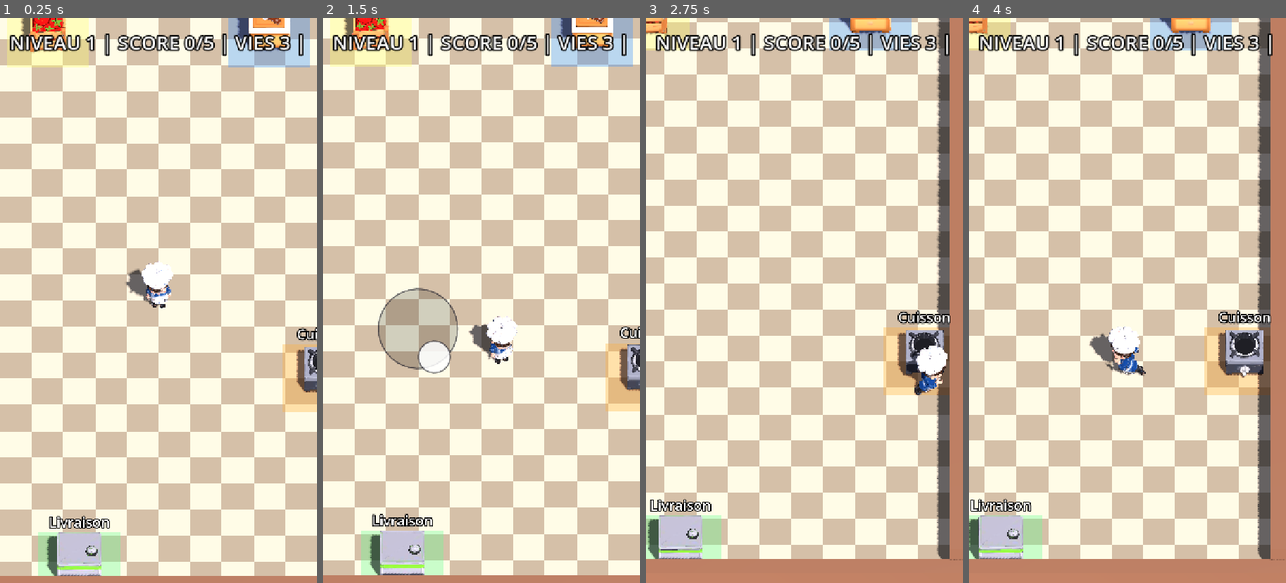
Above: before the commit, frames 1-4 (left to right).
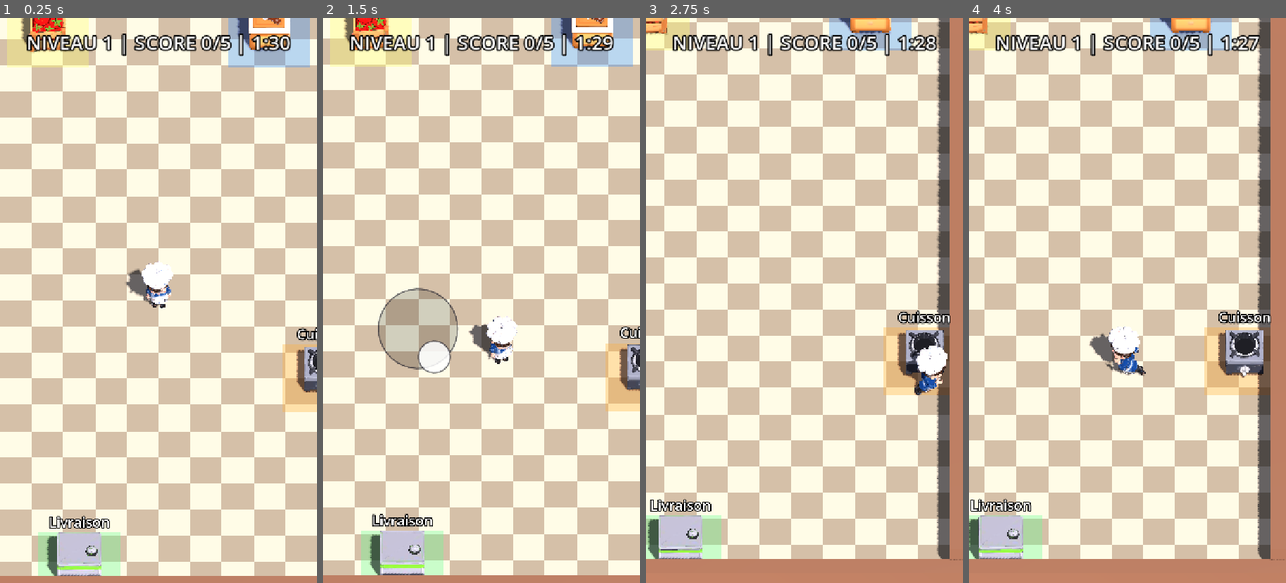
Above: after the commit, the same moments.

Repository: RayaneChCh-dev/Ratoir
Game: Godot game, scene res://scenes/main.tscn
Two runs of this game, one before a commit and one after it. Both use one fixed random seed, a clock stepped at 60 frames per second and the inputs below. Sound files missing from this copy of the repository are replaced by a short silence.
Inputs (mouse positions are in pixels of both pictures, inside the frame that each line leads up to):
- Up to frame 1 (0.25 s): no input
- Up to frame 2 (1.5 s): tap Enter at 0.5 s; drag from (481, 40) to (513, 176) at 0.52 s; drag from (418, 328) to (465, 413) at 1.27 s
- Up to frame 3 (2.75 s): move the mouse to (836, 176) at 2.02 s; hold D (move_right) from 2.03 s (still down); hold E (place_trap, bound only after the commit) from 2.03 s (still down); tap Space (hit) at 2.1 s; click (836, 176) at 2.17 s
- Up to frame 4 (4 s): release D (move_right) at 2.75 s; release E (place_trap, bound only after the commit) at 2.75 s; drag from (1111, 413) to (1032, 215) at 2.77 s; move the mouse to (1222, 385) at 3.52 s; hold A (move_left) from 3.53 s (still down); hold E (place_trap, bound only after the commit) from 3.53 s (still down); tap C at 3.6 s; click (1222, 385) at 3.67 s

The runs differ from the first frame. In frame 1, 2.2% of the frame differs, in the area x 2-96%, y 2-7%; in frame 2, 2.2%; in frame 3, 2.1%; in frame 4, 2.2%.

Commit message:
Borne la partie à 3 manches sans vies, avec pièges et soundtrack.
Remplace vies et niveaux ouverts par 3 manches (chrono + objectif), débloque les pièges quand le rat dépasse le chef, et joue une tranche de Sizzling Bistro Panic par manche.

Co-authored-by: Cursor <cursoragent@cursor.com>

Diff:
--- /dev/null
+++ b/assets/ui/place.svg
@@ -0,0 +1 @@
+<svg xmlns="http://www.w3.org/2000/svg" width="180" height="180"><circle cx="90" cy="90" r="84" fill="#c43c38" stroke="#fff4da" stroke-width="6"/><rect x="52" y="72" width="76" height="36" rx="6" fill="#fff4da"/><rect x="64" y="58" width="52" height="14" rx="4" fill="#333944"/></svg>
--- a/project.godot
+++ b/project.godot
@@ -34,6 +34,11 @@
 "events": [Object(InputEventKey,"physical_keycode":32)]
 }
 
+place_trap={
+"deadzone": 0.2,
+"events": [Object(InputEventKey,"physical_keycode":69)]
+}
+
 move_left={
 "deadzone": 0.2,
 "events": [Object(InputEventKey,"resource_local_to_scene":false,"resource_name":"","device":16,"window_id":0,"alt_press …(190 unchanged characters)…
--- a/scenes/main.tscn
+++ b/scenes/main.tscn
@@ -11,6 +11,9 @@
 [ext_resource type="Script" path="res://scripts/hud.gd" id="9_hud"]
 
 [ext_resource type="PackedScene" path="res://scenes/rat.tscn" id="10_rat"]
+[ext_resource type="PackedScene" path="res://scenes/trap_bin.tscn" id="11_trap_bin"]
+[ext_resource type="PackedScene" path="res://scenes/place_button.tscn" id="12_place"]
+[ext_resource type="Script" path="res://scripts/soundtrack.gd" id="13_music"]
 
 [sub_resource type="ProceduralSkyMaterial" id="SkyMat"]
 sky_top_color = Color(0.55, 0.72, 0.9, 1)
@@ -112,8 +115,14 @@
 [node name="DeliveryCounter" parent="Kitchen" instance=ExtResource("8_delivery")]
 position = Vector3(-2.5, 0, 10.2)
 
+[node name="TrapBin" parent="Kitchen" instance=ExtResource("11_trap_bin")]
+position = Vector3(-5, 0, 0)
+
 [node name="Player" parent="." node_paths=PackedStringArray("joystick") instance=ExtResource("1_player")]
 joystick = NodePath("../UI/TouchJoystick")
+
+[node name="Soundtrack" type="AudioStreamPlayer" parent="."]
+script = ExtResource("13_music")
 
 [node name="UI" type="CanvasLayer" parent="."]
 
@@ -132,7 +141,7 @@
 scroll_active = false
 script = ExtResource("9_hud")
 
-[node name="TouchJoystick" type="Control" parent="UI"]
+[node name="TouchJoystick" type="Control" parent="UI" node_paths=PackedStringArray("ignore_zones")]
 layout_mode = 3
 anchors_preset = 15
 anchor_right = 1.0
@@ -141,6 +150,9 @@
 grow_vertical = 2
 mouse_filter = 2
 script = ExtResource("2_joystick")
+ignore_zones = [NodePath("../PlaceButton")]
+
+[node name="PlaceButton" parent="UI" instance=ExtResource("12_place")]
 
 [node name="Rat" parent="." instance=ExtResource("10_rat")]
 position = Vector3(0, 0, -10.4)
--- /dev/null
+++ b/scenes/place_button.tscn
@@ -0,0 +1,18 @@
+[gd_scene format=3]
+
+[ext_resource type="Script" path="res://scripts/place_button.gd" id="1"]
+[ext_resource type="Texture2D" path="res://assets/ui/place.svg" id="2"]
+
+[node name="PlaceButton" type="TouchScreenButton"]
+script = ExtResource("1")
+texture_normal = ExtResource("2")
+action = "place_trap"
+
+[node name="Label" type="Label" parent="."]
+offset_top = 136.0
+offset_right = 180.0
+offset_bottom = 168.0
+mouse_filter = 2
+text = "POSER"
+horizontal_alignment = 1
+theme_override_font_sizes/font_size = 24
--- /dev/null
+++ b/scenes/rat_trap.tscn
@@ -0,0 +1,28 @@
+[gd_scene format=3]
+
+[ext_resource type="Script" path="res://scripts/rat_trap.gd" id="1"]
+
+[sub_resource type="BoxShape3D" id="Shape"]
+size = Vector3(0.55, 0.2, 0.55)
+
+[sub_resource type="BoxMesh" id="Mesh"]
+size = Vector3(0.5, 0.12, 0.5)
+
+[sub_resource type="StandardMaterial3D" id="Mat"]
+albedo_color = Color(0.72, 0.16, 0.14, 1)
+
+[node name="RatTrap" type="Area3D"]
+collision_layer = 0
+collision_mask = 4
+monitoring = true
+monitorable = false
+script = ExtResource("1")
+
+[node name="CollisionShape3D" type="CollisionShape3D" parent="."]
+position = Vector3(0, 0.1, 0)
+shape = SubResource("Shape")
+
+[node name="Mesh" type="MeshInstance3D" parent="."]
+position = Vector3(0, 0.06, 0)
+mesh = SubResource("Mesh")
+surface_material_override/0 = SubResource("Mat")
--- /dev/null
+++ b/scenes/trap_bin.tscn
@@ -0,0 +1,49 @@
+[gd_scene format=3]
+
+[ext_resource type="Script" path="res://scripts/trap_bin.gd" id="1_script"]
+
+[sub_resource type="BoxShape3D" id="Shape_area"]
+size = Vector3(2.2, 1, 2.2)
+
+[sub_resource type="PlaneMesh" id="Mesh_rug"]
+size = Vector2(2.2, 2.2)
+
+[sub_resource type="StandardMaterial3D" id="Mat_rug"]
+transparency = 1
+albedo_color = Color(0.72, 0.16, 0.14, 0.35)
+
+[sub_resource type="BoxMesh" id="Mesh_crate"]
+size = Vector3(1.1, 0.7, 1.1)
+
+[sub_resource type="StandardMaterial3D" id="Mat_crate"]
+albedo_color = Color(0.45, 0.22, 0.14, 1)
+
+[node name="TrapBin" type="Node3D"]
+script = ExtResource("1_script")
+
+[node name="Rug" type="MeshInstance3D" parent="."]
+position = Vector3(0, 0.01, 0)
+mesh = SubResource("Mesh_rug")
+surface_material_override/0 = SubResource("Mat_rug")
+
+[node name="Crate" type="MeshInstance3D" parent="."]
+position = Vector3(0, 0.35, 0)
+mesh = SubResource("Mesh_crate")
+surface_material_override/0 = SubResource("Mat_crate")
+
+[node name="Area3D" type="Area3D" parent="."]
+collision_layer = 0
+collision_mask = 2
+
+[node name="CollisionShape3D" type="CollisionShape3D" parent="Area3D"]
+position = Vector3(0, 0.5, 0)
+shape = SubResource("Shape_area")
+
+[node name="Label3D" type="Label3D" parent="."]
+position = Vector3(0, 1.6, 0)
+billboard = 1
+no_depth_test = true
+pixel_size = 0.011
+text = "Pièges"
+font_size = 40
+outline_size = 12
--- a/scripts/cook.gd
+++ b/scripts/cook.gd
@@ -3,6 +3,7 @@
 ## Cuisinier : gère l'objet tenu en main.
 
 var held_item: Item = null
+var held_trap: Node3D = null
 
 @onready var _hold_point: Node3D = $Model/HoldPoint
 
@@ -25,3 +26,22 @@
 
 func has_item() -> bool:
 	return held_item != null
+
+
+func hold_trap() -> void:
+	var mesh := MeshInstance3D.new()
+	var box := BoxMesh.new()
+	box.size = Vector3(0.28, 0.1, 0.28)
+	mesh.mesh = box
+	var material := StandardMaterial3D.new()
+	material.albedo_color = Color(0.72, 0.16, 0.14)
+	mesh.material_override = material
+	held_trap = mesh
+	_hold_point.add_child(mesh)
+	mesh.position = Vector3.ZERO
+
+
+func clear_trap() -> void:
+	if held_trap:
+		held_trap.queue_free()
+	held_trap = null
--- a/scripts/floor_item.gd
+++ b/scripts/floor_item.gd
@@ -18,7 +18,7 @@
 	if contained_item == null:
 		return
 	for body in area.get_overlapping_bodies():
-		if body is Cook and not body.has_item():
+		if body is Cook and not body.has_item() and body.held_trap == null:
 			if _bounce:
 				_bounce.kill()
 			var detail := contained_item.get_item_name()
--- a/scripts/game_state.gd
+++ b/scripts/game_state.gd
@@ -2,30 +2,30 @@
 ## Autoload : progression, santé, chrono et journal d'événements partagé.
 ## Le journal alimente le commentateur, le juge et le récap' final (voir docs/ARCHITECTURE.md).
 
-enum RoundState { PLAYING, GAME_OVER }
+enum RoundState { PLAYING, GAME_OVER, WON }
 
 signal score_changed(score: int)
 signal event_logged(entry: Dictionary)
 signal level_changed(level: int, target_score: int)
-signal health_changed(health: int)
 signal time_changed(time_left: float)
 signal round_state_changed(state: RoundState)
 signal difficulty_changed(level: int, scale: float)
 signal round_started
-signal round_ended(level: int, score: int, health: int)
+signal round_ended(level: int, score: int)
 
 ## Points nécessaires pour 1, 2 et 3 étoiles.
 const STAR_THRESHOLDS: Array[int] = [5, 10, 15]
-const STARTING_HEALTH := 3
-const BASE_ROUND_DURATION := 90.0
-const ROUND_DURATION_STEP := 5.0
-const MIN_ROUND_DURATION := 60.0
+const LEVEL_COUNT := 3
 const SCORE_PER_LEVEL := 5
+const ROUND_DURATIONS: Array[float] = [90.0, 75.0, 60.0]
+const RAT_SCALES: Array[float] = [1.0, 1.4, 1.8]
+const PROTECTION_TIMES: Array[float] = [8.0, 5.0, 3.0]
+const CHOP_DURATIONS: Array[float] = [1.5, 1.2, 1.0]
+const COOK_DURATIONS: Array[float] = [2.5, 2.0, 1.6]
 
 var score := 0
 var level := 1
-var health := STARTING_HEALTH
-var time_left := BASE_ROUND_DURATION
+var time_left := 90.0
 var round_state := RoundState.PLAYING
 var events: Array[Dictionary] = []
 
@@ -73,30 +73,41 @@
 
 
 func round_duration_for_level() -> float:
-	return maxf(MIN_ROUND_DURATION, BASE_ROUND_DURATION - (level - 1) * ROUND_DURATION_STEP)
+	return ROUND_DURATIONS[_level_index()]
 
 
 ## Le rat peut utiliser ce multiplicateur pour accélérer et sortir plus souvent.
 func difficulty_scale() -> float:
-	return minf(2.0, 1.0 + (level - 1) * 0.15)
+	return RAT_SCALES[_level_index()]
 
 
-## Appelé par un ennemi lorsqu'il touche directement le joueur.
-func take_damage(amount := 1, reason := "rat") -> void:
-	if round_state != RoundState.PLAYING or amount <= 0:
-		return
+func protection_time() -> float:
+	return PROTECTION_TIMES[_level_index()]
 
-	health = maxi(0, health - amount)
-	health_changed.emit(health)
-	log_event("player_damaged", reason)
-	if health == 0:
-		log_event("round_end", "partie terminée au niveau %d, score %d" % [level, score])
-		round_ended.emit(level, score, health)
-		_end_game()
+
+## Vrai dès que le rat court plus vite que le chef : les pièges deviennent disponibles.
+func traps_unlocked() -> bool:
+	var rats := get_tree().get_nodes_in_group("rat")
+	var chefs := get_tree().get_nodes_in_group("player")
+	if rats.is_empty() or chefs.is_empty():
+		return false
+	return rats[0].travel_speed() > chefs[0].speed
+
+
+func chop_duration() -> float:
+	return CHOP_DURATIONS[_level_index()]
+
+
+func cook_duration() -> float:
+	return COOK_DURATIONS[_level_index()]
+
+
+func _level_index() -> int:
+	return clampi(level - 1, 0, LEVEL_COUNT - 1)
 
 
 func start_round() -> void:
-	if round_state == RoundState.GAME_OVER:
+	if round_state == RoundState.GAME_OVER or round_state == RoundState.WON:
 		return
 
 	round_state = RoundState.PLAYING
@@ -115,35 +126,37 @@
 	get_tree().paused = false
 	score = 0
 	level = 1
-	health = STARTING_HEALTH
 	round_state = RoundState.PLAYING
 	events.clear()
 	score_changed.emit(score)
 	level_changed.emit(level, target_score())
-	health_changed.emit(health)
 	start_round()
 
 
 func _advance_level() -> void:
 	log_event("round_end", "niveau %d terminé, score %d" % [level, score])
+	round_ended.emit(level, score)
+	if level >= LEVEL_COUNT:
+		_win()
+		return
 	level += 1
 	log_event("level_up", "niveau %d" % level)
-	health = mini(STARTING_HEALTH, health + 1)
 	level_changed.emit(level, target_score())
-	health_changed.emit(health)
-	round_ended.emit(level - 1, score, health)
 	start_round()
 
 
+func _win() -> void:
+	if round_state == RoundState.WON:
+		return
+	round_state = RoundState.WON
+	get_tree().paused = true
+	round_state_changed.emit(round_state)
+
+
 func _finish_round() -> void:
-	log_event("round_end", "niveau %d, score %d, %d vie(s)" % [level, score, health])
-	health = maxi(0, health - 1)
-	health_changed.emit(health)
-	round_ended.emit(level, score, health)
-	if health == 0:
-		_end_game()
-	else:
-		start_round()
+	log_event("round_end", "temps écoulé au niveau %d, score %d" % [level, score])
+	round_ended.emit(level, score)
+	_end_game()
 
 
 func _end_game() -> void:
--- a/scripts/hud.gd
+++ b/scripts/hud.gd
@@ -6,23 +6,37 @@
 	process_mode = Node.PROCESS_MODE_ALWAYS
 	GameState.score_changed.connect(_refresh.unbind(1))
 	GameState.level_changed.connect(_refresh.unbind(2))
-	GameState.health_changed.connect(_refresh.unbind(1))
 	GameState.time_changed.connect(_refresh.unbind(1))
 	GameState.round_state_changed.connect(_refresh.unbind(1))
 	_refresh()
 
 
+func _unhandled_input(event: InputEvent) -> void:
+	var ended := GameState.round_state == GameState.RoundState.GAME_OVER or GameState.round_state == GameState.RoundState.WON
+	if not ended:
+		return
+	if event is InputEventKey and event.pressed and not event.echo and event.keycode == KEY_SPACE:
+		GameState.reset()
+		get_tree().reload_current_scene()
+
+
 func _refresh() -> void:
 	if GameState.round_state == GameState.RoundState.GAME_OVER:
-		text = "[center]PARTIE TERMINÉE | NIVEAU %d | SCORE %d[/center]" % [GameState.level, GameState.score]
+		text = "[center]PARTIE TERMINÉE | NIVEAU %d | SCORE %d | ESPACE POUR REJOUER[/center]" % [GameState.level, GameState.score]
+		return
+	if GameState.round_state == GameState.RoundState.WON:
+		text = "[center]GAGNÉ | SCORE %d | ESPACE POUR REJOUER[/center]" % GameState.score
 		return
 
 	var seconds := int(ceil(GameState.time_left))
-	text = "[center]NIVEAU %d | SCORE %d/%d | VIES %d | %d:%02d[/center]" % [
+	var clock := "%d:%02d" % [int(seconds / 60.0), seconds % 60]
+	if seconds <= 10:
+		clock = "[color=red]%s[/color]" % clock
+	var traps := " | PIÈGES" if GameState.traps_unlocked() else ""
+	text = "[center]NIVEAU %d | SCORE %d/%d | %s%s[/center]" % [
 		GameState.level,
 		GameState.score,
 		GameState.target_score(),
-		GameState.health,
-		int(seconds / 60),
-		seconds % 60,
+		clock,
+		traps,
 	]
--- a/scripts/ingredient_spawn.gd
+++ b/scripts/ingredient_spawn.gd
@@ -6,6 +6,6 @@
 
 func _physics_process(_delta: float) -> void:
 	for body in _area.get_overlapping_bodies():
-		if body is Cook and body.held_item == null:
+		if body is Cook and body.held_item == null and body.held_trap == null:
 			body.hold(Item.new())
 			GameState.log_event("tomato_taken", "tomate crue")
--- /dev/null
+++ b/scripts/place_button.gd
@@ -0,0 +1,16 @@
+extends TouchScreenButton
+## Bouton tactile POSER : visible seulement quand le chef tient un piège.
+
+
+func _ready() -> void:
+	get_viewport().size_changed.connect(_place)
+	_place()
+
+
+func _process(_delta: float) -> void:
+	var players := get_tree().get_nodes_in_group("player")
+	visible = not players.is_empty() and players[0].held_trap != null
+
+
+func _place() -> void:
+	position = get_viewport_rect().size - Vector2(204, 220)
--- a/scripts/player.gd
+++ b/scripts/player.gd
@@ -54,6 +54,25 @@
 		_model.rotation.y = lerp_angle(_model.rotation.y, target_yaw, turn_speed * delta)
 
 	_update_animation()
+
+
+func _unhandled_input(event: InputEvent) -> void:
+	if event.is_action_pressed("place_trap"):
+		place_trap()
+
+
+func place_trap() -> void:
+	if held_trap == null:
+		return
+	clear_trap()
+	var trap := preload("res://scenes/rat_trap.tscn").instantiate()
+	get_parent().add_child(trap)
+	var pos := global_position
+	pos.y = 0.0
+	pos.x = clampf(pos.x, -5.2, 5.2)
+	pos.z = clampf(pos.z, -9.5, 9.5)
+	trap.global_position = pos
+	GameState.log_event("trap_placed", "piège posé")
 
 
 ## Choisit idle / walk / run selon la vitesse, et cale la cadence des pas sur la vitesse réelle.
--- a/scripts/rat/rat.gd
+++ b/scripts/rat/rat.gd
@@ -48,12 +48,17 @@
 func _on_difficulty_changed(_level: int, scale: float) -> void:
 	_difficulty_scale = scale
 
+
+func travel_speed() -> float:
+	var base_speed := profile.speed if profile else 4.0
+	return base_speed * GameState.difficulty_scale()
+
 func _on_round_started() -> void:
 	_difficulty_scale = GameState.difficulty_scale()
 	# Un objet volé reste récupérable lors du passage de niveau.
 	if carried_item:
 		_drop_item_on_floor()
-	_protected_time = 5.0
+	_protected_time = GameState.protection_time()
 	_anti_stuck_timer = 0.0
 	model.scale = Vector3.ONE
 	_enter_hidden(profile.get_next_hidden_delay() / _difficulty_scale)
--- a/scripts/rat/sabotage.gd
+++ b/scripts/rat/sabotage.gd
@@ -115,7 +115,6 @@
 				item.queue_free()
 				_spawn_puddle(player.global_position)
 				GameState.log_event("sabotage_spill", "le rat a renversé " + detail)
-				GameState.take_damage(1, "rat : plat renversé")
 
 	func _spawn_puddle(pos: Vector3) -> void:
 		# Création d'une flaque temporaire au sol
--- /dev/null
+++ b/scripts/rat_trap.gd
@@ -0,0 +1,15 @@
+extends Area3D
+## Piège posé au sol : une seule frappe sur le rat, puis disparaît.
+
+func _ready() -> void:
+	body_entered.connect(_on_body_entered)
+
+
+func _on_body_entered(body: Node3D) -> void:
+	if not body.is_in_group("rat"):
+		return
+	# hit() renvoie false si le rat est caché ou déjà en fuite : on ne consomme pas le piège.
+	if not body.hit():
+		return
+	GameState.log_event("rat_hit", "piège ! le rat est assommé")
+	queue_free()
--- /dev/null
+++ b/scripts/soundtrack.gd
@@ -0,0 +1,46 @@
+extends AudioStreamPlayer
+## Musique de fond : une tranche de 60 s par manche, bouclée tant que la manche dure.
+
+const SEGMENT_SECONDS := 60.0
+## Sous la voix du critique pour ne pas la couvrir.
+const MUSIC_VOLUME_DB := -8.0
+const STREAM_PATH := "res://assets/audio/sizzling_bistro_panic.mp3"
+
+
+func _ready() -> void:
+	stream = load(STREAM_PATH)
+	volume_db = MUSIC_VOLUME_DB
+	bus = "Master"
+	GameState.round_started.connect(_on_round_started)
+	GameState.round_state_changed.connect(_on_round_state_changed)
+	# GameState a déjà démarré la manche 1 avant que Main soit prêt.
+	if GameState.round_state == GameState.RoundState.PLAYING:
+		_play_segment_for_level(GameState.level)
+
+
+func _process(_delta: float) -> void:
+	if not playing:
+		return
+	var start := segment_start()
+	if get_playback_position() >= start + SEGMENT_SECONDS:
+		seek(start)
+
+
+func segment_start() -> float:
+	return float(clampi(GameState.level, 1, 3) - 1) * SEGMENT_SECONDS
+
+
+func _on_round_started() -> void:
+	_play_segment_for_level(GameState.level)
+
+
+func _on_round_state_changed(state: int) -> void:
+	if state == GameState.RoundState.GAME_OVER or state == GameState.RoundState.WON:
+		stop()
+
+
+func _play_segment_for_level(_level: int) -> void:
+	if stream == null:
+		return
+	var start := segment_start()
+	play(start)
--- a/scripts/station.gd
+++ b/scripts/station.gd
@@ -22,11 +22,20 @@
 
 func _ready() -> void:
 	add_to_group("stations")
+	GameState.round_started.connect(_apply_round_duration)
+	_apply_round_duration()
 	var rug_material := StandardMaterial3D.new()
 	rug_material.transparency = BaseMaterial3D.TRANSPARENCY_ALPHA
 	rug_material.albedo_color = rug_color
 	if has_node("Rug"):
 		$Rug.material_override = rug_material
+
+
+func _apply_round_duration() -> void:
+	if produces == Item.State.CHOPPED:
+		duration = GameState.chop_duration()
+	elif produces == Item.State.COOKED:
+		duration = GameState.cook_duration()
 
 
 func _physics_process(delta: float) -> void:
@@ -65,7 +74,7 @@
 			elif produces == Item.State.COOKED:
 				GameState.log_event("cook_started", "tomate sur la plaque")
 	# 3. Récupérer l'ingrédient transformé
-	elif _item.state == produces and cook.held_item == null:
+	elif _item.state == produces and cook.held_item == null and cook.held_trap == null:
 		cook.hold(_item)
 		_item = null
 
--- /dev/null
+++ b/scripts/trap_bin.gd
@@ -0,0 +1,51 @@
+extends Node3D
+## Bac à pièges : visible seulement quand le rat est plus rapide que le chef.
+
+const MAX_STOCK := 2
+
+var stock := 0
+
+@onready var _area: Area3D = $Area3D
+@onready var _label: Label3D = $Label3D
+
+
+func _ready() -> void:
+	GameState.round_started.connect(_on_round_started)
+	_on_round_started()
+
+
+func _physics_process(_delta: float) -> void:
+	if stock <= 0 or not visible:
+		return
+	for body in _area.get_overlapping_bodies():
+		if body is Cook and body.held_item == null and body.held_trap == null:
+			body.hold_trap()
+			stock -= 1
+			_refresh_label()
+			return
+
+
+func _on_round_started() -> void:
+	if GameState.traps_unlocked():
+		stock = MAX_STOCK
+		visible = true
+		_area.monitoring = true
+		_area.monitorable = true
+		_set_collision_enabled(true)
+	else:
+		stock = 0
+		visible = false
+		_area.monitoring = false
+		_area.monitorable = false
+		_set_collision_enabled(false)
+	_refresh_label()
+
+
+func _refresh_label() -> void:
+	_label.text = "Pièges (%d)" % stock
+
+
+func _set_collision_enabled(enabled: bool) -> void:
+	for child in _area.get_children():
+		if child is CollisionShape3D:
+			child.disabled = not enabled
--- a/tests/phase4_integration.gd
+++ b/tests/phase4_integration.gd
@@ -22,9 +22,11 @@
 	check(rat.current_state == Rat.State.HIDDEN, "Rat caché au départ")
 	for i in 5:
 		game.add_point()
-	check(game.level == 2 and game.time_left == 85.0, "Niveau 2 à cinq plats")
-	check(is_equal_approx(rat._difficulty_scale, 1.15), "Difficulté transmise au rat")
+	check(game.level == 2 and game.time_left == 75.0, "Niveau 2 à cinq plats")
+	check(is_equal_approx(rat._difficulty_scale, 1.4), "Difficulté transmise au rat")
 	check(rat._protected_time == 5.0, "Protection au début de manche")
+	var music = scene.get_node("Soundtrack")
+	check(is_equal_approx(music.segment_start(), 60.0), "Musique manche 2 vise 60 s")
 	var stolen := Item.new()
 	scene.add_child(stolen)
 	rat.carry(stolen)
@@ -37,23 +39,32 @@
 	rat.current_sabotage = spill
 	rat.current_state = Rat.State.GOING
 	rat._on_contact_area_body_entered(player)
-	check(game.health == 2 and not player.has_item(), "Contact : perte du plat et d'une vie")
+	check(not player.has_item() and game.round_state == game.RoundState.PLAYING, "Contact : perte du plat, la partie continue")
 	rat._on_contact_area_body_entered(player)
-	check(game.health == 2, "Pas de dégât répété après contact")
+	check(game.round_state == game.RoundState.PLAYING, "Un second contact ne termine pas la partie")
+	joystick.output = Vector2.ONE
 	game._process(100.0)
-	check(game.health == 1 and game.time_left == 85.0, "Expiration : perte d'une vie et nouvelle manche")
-	check(rat.current_state == Rat.State.HIDDEN, "Rat caché après expiration")
-	joystick.output = Vector2.ONE
-	game.take_damage()
-	check(get_tree().paused and game.round_state == game.RoundState.GAME_OVER, "Pause à zéro vie")
+	check(get_tree().paused and game.round_state == game.RoundState.GAME_OVER, "Expiration : partie terminée")
 	check(not rat.can_process() and not player.can_process(), "Rat et joueur figés")
 	check(joystick.output == Vector2.ZERO, "Joystick relâché à la fin")
 	check("PARTIE TERMINÉE" in scene.get_node("UI/Score").text, "HUD mis à jour malgré la pause")
 	game.reset()
-	check(not get_tree().paused and game.level == 1 and game.health == 3 and game.score == 0, "Reset de la progression")
+	check(not get_tree().paused and game.level == 1 and game.score == 0, "Reset de la progression")
 	check(rat._difficulty_scale == 1.0 and rat.current_state == Rat.State.HIDDEN, "Reset du rat")
-	game.level = 20
+	for i in 15:
+		game.add_point()
+	check(game.level == 3 and game.round_state == game.RoundState.WON, "Victoire à 15 plats, sans niveau 4")
+	check("GAGNÉ" in scene.get_node("UI/Score").text, "HUD de victoire")
+	game.reset()
+	game.level = 3
 	game.start_round()
-	check(rat._difficulty_scale == 2.0 and game.time_left == 60.0, "Plafonds difficulté et chrono")
+	check(is_equal_approx(rat._difficulty_scale, 1.8) and game.time_left == 60.0, "Plafonds de la manche 3")
+	check(is_equal_approx(rat._protected_time, 3.0), "Protection de la manche 3")
+	check(is_equal_approx(music.segment_start(), 120.0), "Musique manche 3 vise 120 s")
+	var chop: Station = scene.get_node("Kitchen/ChopStation")
+	var cook: Station = scene.get_node("Kitchen/CookStation")
+	check(is_equal_approx(chop.duration, 1.0) and is_equal_approx(cook.duration, 1.6), "Recette de la manche 3")
+	var trap_bin = scene.get_node("Kitchen/TrapBin")
+	check(GameState.traps_unlocked() and trap_bin.visible and trap_bin.stock == 2, "Bac à pièges débloqué en manche 3")
 	print("Phase 4 : %d échec(s)" % failures)
 	get_tree().quit(1 if failures else 0)
Not shown, added: assets/audio/sizzling_bistro_panic.mp3.import
Not shown, added: assets/ui/place.svg.import
Not shown, added: scripts/place_button.gd.uid
Not shown, added: scripts/rat_trap.gd.uid
Not shown, added: scripts/soundtrack.gd.uid
Not shown, added: scripts/trap_bin.gd.uid
Not shown, added: assets/audio/sizzling_bistro_panic.mp3
